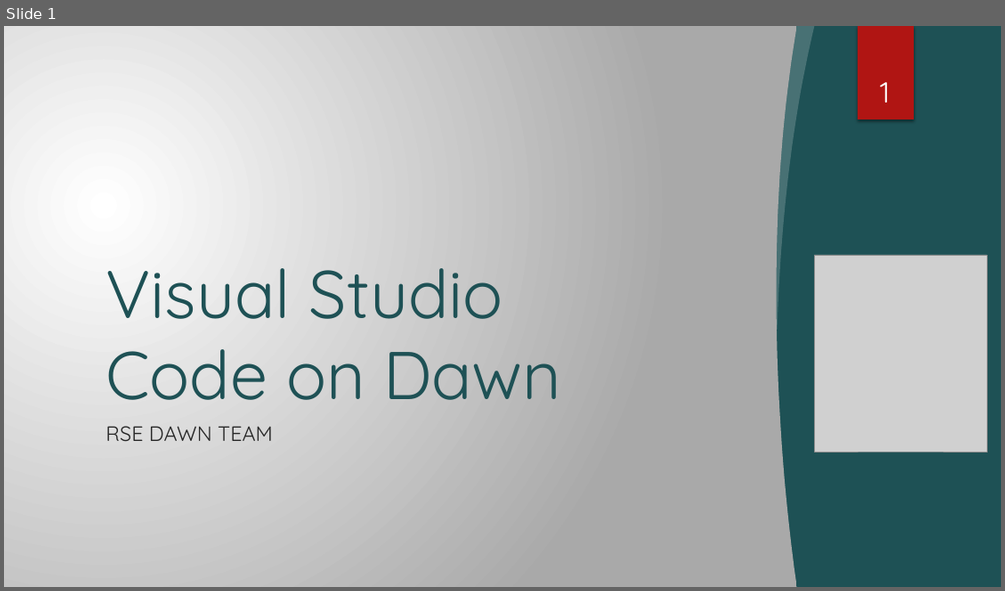
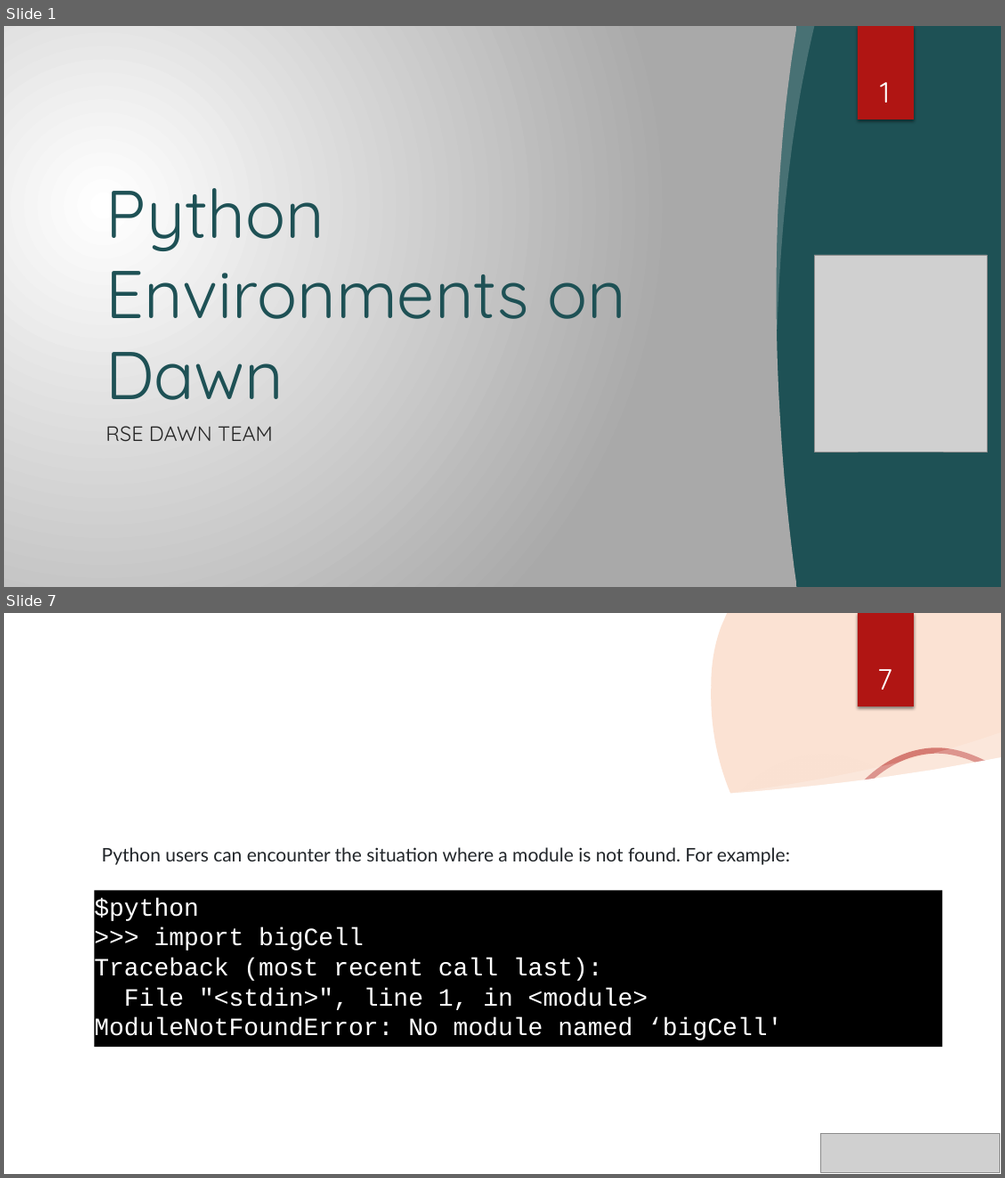
Before and after one commit to RSE-Cambridge/Intro-to-Dawn, a slide deck: Part3-PythonEnvironments/Slides/PyEnvs_onDAWN.pptx. Shown one above the other, each under a label of ours: slide 1 before the commit, slides 1 and 7 after it; the slides between them are not shown. The pictures are 1005x591 and 1005x1178 pixels, drawn with LibreOffice and Linux fonts; fonts in the diff are those of the drawing; grey boxes stand for pictures; background and template pictures are left out. Boxes give left, top, right and bottom in pixels: in the first picture for what was removed or moved away, otherwise in the second. Text is boxed around its words. In the diff, an @@ line names an element or a change of style, - is before the commit and + after.

```diff
--- a/Part3-PythonEnvironments/Slides/PyEnvs_onDAWN.pptx
+++ b/Part3-PythonEnvironments/Slides/PyEnvs_onDAWN.pptx
@@ slide 7 added at <box>4,613,1001,1174</box>, background picture (left out); not listed: 1 template element that a slide beside it also shows @@
@@ freeform shape added at <box>712,613,1001,995</box>, fill #F4A16F at 30% opacity @@
@@ rectangle added at <box>858,613,914,706</box>, fill #B01513 @@
@@ page number added at <box>877,669,892,690</box>, 28 pt, text #FFFFFF @@
+7
@@ freeform shape added at <box>718,732,1001,800</box>, fill #FFFFFF at 20% opacity @@
@@ freeform shape added at <box>4,757,1001,1174</box>, fill #FFFFFF @@
@@ ellipse added at <box>708,750,938,981</box>, fill gradient #F3F3F3 @@
@@ freeform shape added at <box>809,751,1001,1174</box>, outline #B01513 5.5 pt @@
@@ text added at <box>102,847,790,865</box>, 18 pt, text #212529 @@
+Python users can encounter the situation where a module is not found. For example:
@@ rectangle added at <box>95,891,942,1046</box>, fill #000000, 24 pt, text #FFFFFF @@
+$python
+>>> import bigCell
+Traceback (most recent call last):
+File "<stdin>", line 1, in <module>
+ModuleNotFoundError: No module named ‘bigCell'
@@ title added at <box>94,1017,393,1042</box>, 42 pt, text #FFFFFF @@
+ModuleNotFoundError
@@ picture added at <box>821,1133,1000,1172</box> @@
@@ slide 1 changed as well @@
@@ title at <box>105,188,627,400</box>: text changed @@
-Visual Studio Code on Dawn
+Python Environments on Dawn
```
Also in this commit, not shown: 1 other slide changed, 22 other slides added, 1 slide removed, 8 other files.
